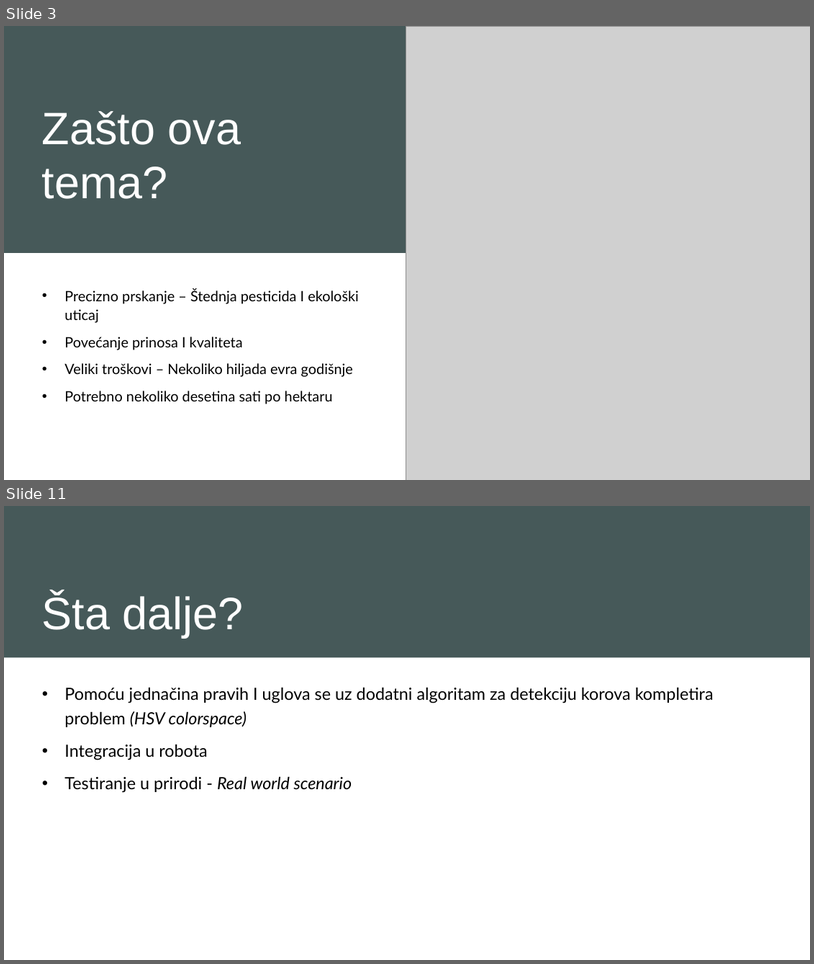
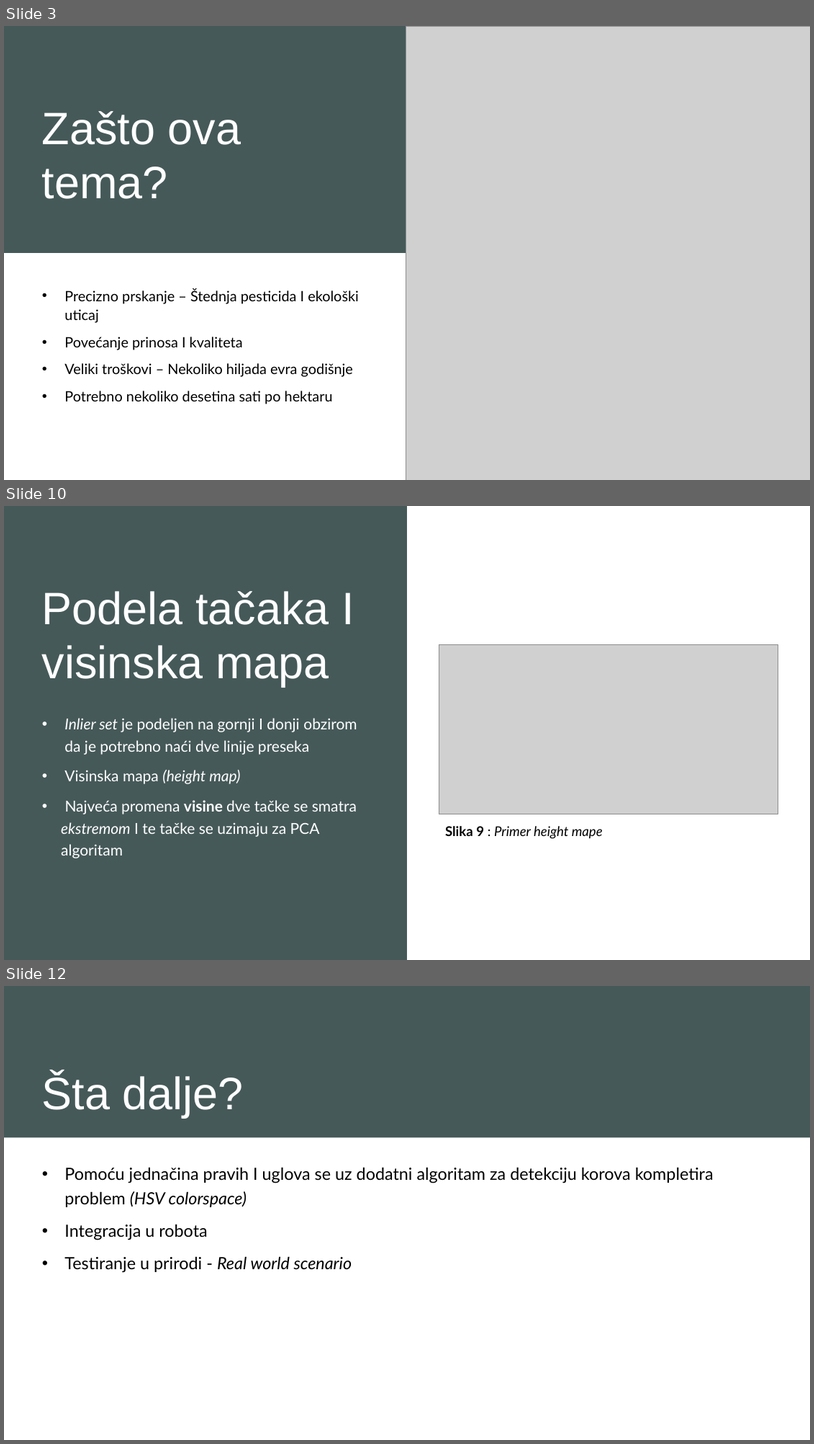
Before and after one commit to petarstamenkovic/Blueberry-Weed-Detection, a slide deck: weed_segmentaion/docs/BlueberryBank.pptx. Shown one above the other, each under a label of ours: slides 3 and 11 before the commit, slides 3, 10 and 12 after it; the slides between them are not shown. The pictures are 814x964 and 814x1444 pixels, drawn with LibreOffice and Linux fonts; fonts in the diff are those of the drawing; grey boxes stand for pictures. Boxes give left, top, right and bottom in pixels: in the first picture for what was removed or moved away, otherwise in the second. Text is boxed around its words. In the diff, an @@ line names an element or a change of style, - is before the commit and + after.

```diff
--- a/weed_segmentaion/docs/BlueberryBank.pptx
+++ b/weed_segmentaion/docs/BlueberryBank.pptx
@@ slide 10 added at [4, 506, 810, 960], background #FFFFFF; not listed: 1 template element that a slide beside it also shows @@
@@ rectangle added at [4, 506, 810, 960], fill #FFFFFF @@
@@ rectangle added at [4, 506, 407, 960], fill #465959 @@
@@ title added at [42, 591, 354, 687], 54 pt, text #FFFFFF @@
+Podela tačaka I visinska mapa
@@ picture added at [440, 644, 779, 814] @@
@@ text added at [61, 718, 357, 858], 18 pt, text #FFFFFF @@
+• Inlier set je podeljen na gornji I donji obzirom da je potrebno naći dve linije preseka
+• Visinska mapa (height map)
+• Najveća promena visine dve tačke se smatra ekstremom I te tačke se uzimaju za PCA algoritam
@@ text added at [445, 826, 603, 839], 16 pt, text #000000, italic @@
+Slika 9 : Primer height mape
@@ what was slide 11 is now slide 12 @@
```
Also in this commit, not shown: 7 slides changed, 1 other slide added, 1 slide removed, 3 other files.
